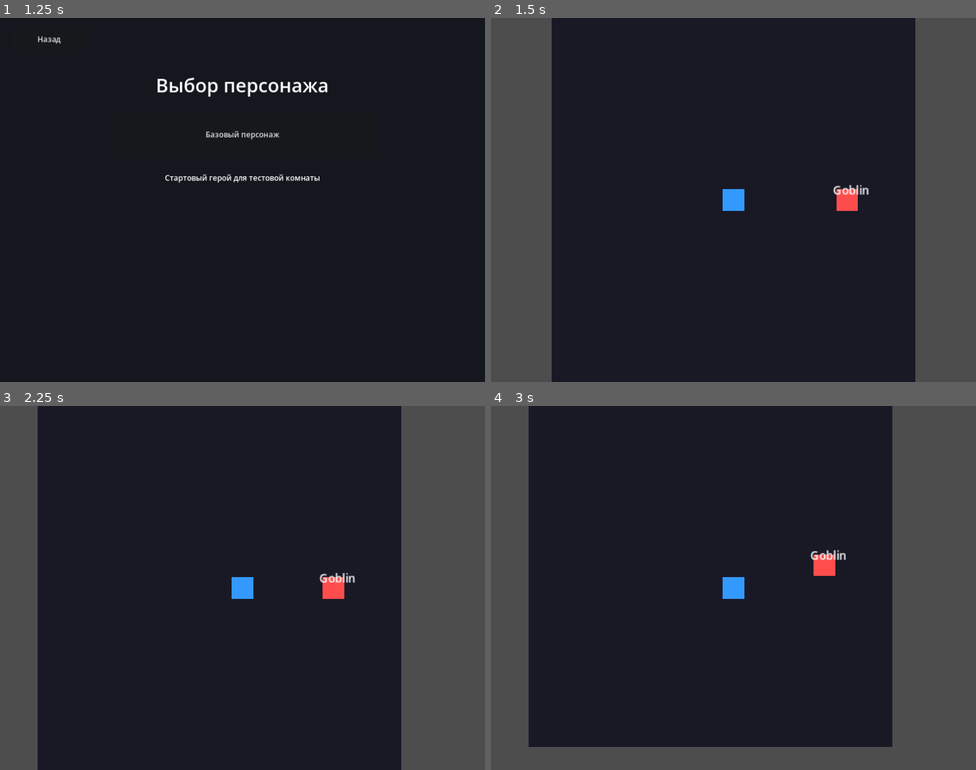
Above: before the commit, frames 1-4 (two rows, left to right).
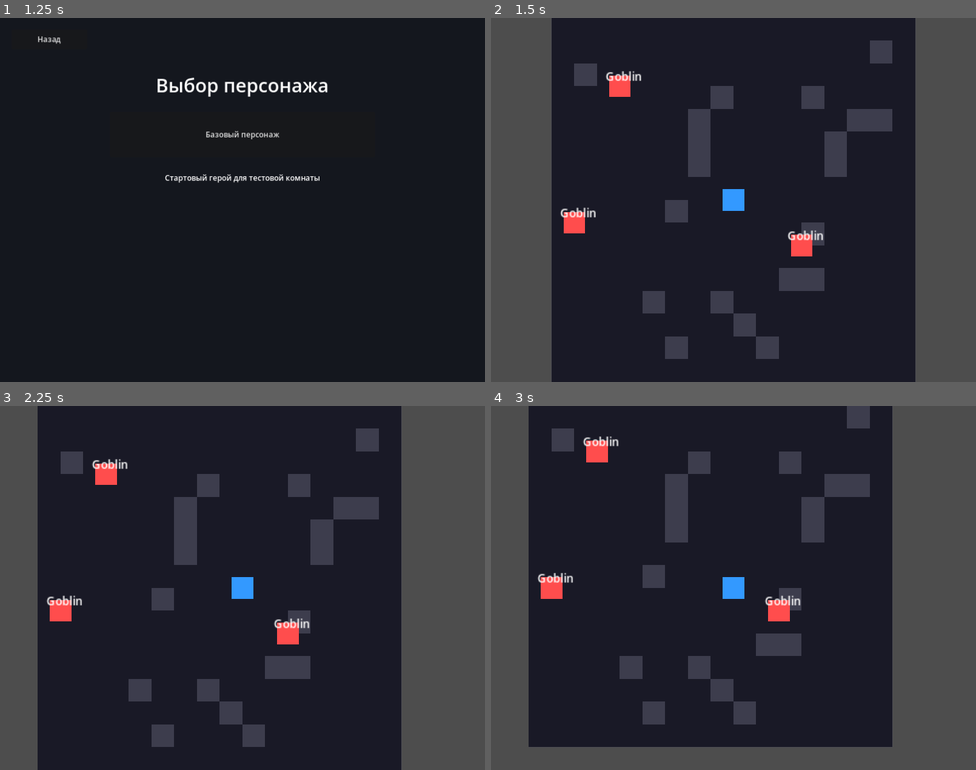
Above: after the commit, the same moments.

Repository: ProninNikita/rpgdungeon
Game: Godot game, scene res://scenes/ui/main_menu.tscn
The game is run twice, just before and just after one commit, with the same random seed, the same clock (stepped at 60 frames per second) and the same inputs.
Inputs:
- Up to frame 1 (1.25 s): click "Новая игра" at 0.5 s
- Up to frame 2 (1.5 s): click "Базовый персонаж" at 1.25 s
- Up to frame 3 (2.25 s): tap Enter at 2 s; hold Right (ui_right) from 2.03 s (still down)
- Up to frame 4 (3 s): tap Space at 2.75 s; release Right (ui_right) at 2.78 s; hold Down (ui_down) from 2.78 s (still down)

Frame 1 is identical in both runs. In frame 2, 7.1% of the frame differs, in the area x 14-83%, y 6-94%; in frame 3, 7.1%; in frame 4, 7.1%, in the area x 9-79%, y 0-88%.

Commit message:
Add procedural level generation

Diff:
--- a/scenes/levels/main_level.tscn
+++ b/scenes/levels/main_level.tscn
@@ -1,8 +1,7 @@
-[gd_scene load_steps=4 format=3 uid="uid://c3rm12wky4hpn"]
+[gd_scene load_steps=3 format=3 uid="uid://c3rm12wky4hpn"]
 
 [ext_resource type="PackedScene" uid="uid://b1o50gftlywyv" path="res://scenes/player/player.tscn" id="1_7kvbp"]
 [ext_resource type="Script" path="res://scripts/room.gd" id="2_3vwqf"]
-[ext_resource type="PackedScene" uid="uid://c4v8y53vbkjyf" path="res://scenes/combat/enemy.tscn" id="3_m9kqh"]
 
 [node name="MainLevel" type="Node2D"]
 script = ExtResource("2_3vwqf")
@@ -17,7 +16,3 @@
 
 [node name="Camera2D" type="Camera2D" parent="Player"]
 zoom = Vector2(1.5, 1.5)
-
-[node name="Enemy" parent="." instance=ExtResource("3_m9kqh")]
-position = Vector2(416, 256)
-enemy_id = "main_level_goblin_01"
--- a/scripts/game_state.gd
+++ b/scripts/game_state.gd
@@ -2,9 +2,15 @@
 
 const SAVE_SLOT_COUNT = 3
 const MAIN_LEVEL_PATH = "res://scenes/levels/main_level.tscn"
+const ROOM_WIDTH = 16
+const ROOM_HEIGHT = 16
+const WALL_COUNT = 20
+const ENEMY_COUNT = 3
+const START_GRID_POS = {"x": 8, "y": 8}
 
 var active_save_slot: int = 0
 var selected_character_id: String = "base"
+var level_data: Dictionary = {}
 var current_enemy_id: String = ""
 var defeated_enemies: Dictionary = {}
 
@@ -12,6 +18,7 @@
 	selected_character_id = character_id
 	current_enemy_id = ""
 	defeated_enemies.clear()
+	level_data = generate_level_data()
 	active_save_slot = get_first_empty_save_slot()
 	if active_save_slot != 0:
 		save_current_game()
@@ -23,6 +30,9 @@
 
 	active_save_slot = slot
 	selected_character_id = save_data.get("selected_character_id", "base")
+	level_data = save_data.get("level_data", {})
+	if level_data.is_empty():
+		level_data = generate_level_data()
 	current_enemy_id = ""
 	defeated_enemies = save_data.get("defeated_enemies", {})
 	return true
@@ -34,6 +44,7 @@
 	var save_data = {
 		"version": "0.1.0",
 		"selected_character_id": selected_character_id,
+		"level_data": level_data,
 		"defeated_enemies": defeated_enemies,
 		"updated_at": Time.get_datetime_string_from_system(false, true)
 	}
@@ -60,7 +71,9 @@
 func delete_save_slot(slot: int) -> void:
 	if not save_slot_exists(slot):
 		return
-	DirAccess.remove_absolute(get_save_path(slot))
+	var save_dir = DirAccess.open("user://")
+	if save_dir != null:
+		save_dir.remove(get_save_file_name(slot))
 	if active_save_slot == slot:
 		active_save_slot = 0
 
@@ -74,7 +87,65 @@
 	return 0
 
 func get_save_path(slot: int) -> String:
-	return "user://save_slot_%d.json" % slot
+	return "user://%s" % get_save_file_name(slot)
+
+func get_save_file_name(slot: int) -> String:
+	return "save_slot_%d.json" % slot
+
+func ensure_level_data() -> void:
+	if level_data.is_empty():
+		level_data = generate_level_data()
+
+func generate_level_data() -> Dictionary:
+	var rng = RandomNumberGenerator.new()
+	rng.randomize()
+	var level_seed = rng.randi()
+	rng.seed = level_seed
+
+	var occupied = {}
+	for y in range(START_GRID_POS["y"] - 1, START_GRID_POS["y"] + 2):
+		for x in range(START_GRID_POS["x"] - 1, START_GRID_POS["x"] + 2):
+			occupied[get_grid_key(x, y)] = true
+
+	var walls = []
+	while walls.size() < WALL_COUNT:
+		var wall_pos = get_random_free_position(rng, occupied, 1)
+		walls.append(wall_pos)
+		occupied[get_grid_key(wall_pos["x"], wall_pos["y"])] = true
+
+	var enemies = []
+	for index in range(ENEMY_COUNT):
+		var enemy_pos = get_random_free_position(rng, occupied, 3)
+		occupied[get_grid_key(enemy_pos["x"], enemy_pos["y"])] = true
+		enemies.append({
+			"id": "level_enemy_%02d" % [index + 1],
+			"name": "Goblin",
+			"x": enemy_pos["x"],
+			"y": enemy_pos["y"]
+		})
+
+	return {
+		"seed": level_seed,
+		"width": ROOM_WIDTH,
+		"height": ROOM_HEIGHT,
+		"start_position": START_GRID_POS,
+		"walls": walls,
+		"enemies": enemies
+	}
+
+func get_random_free_position(rng: RandomNumberGenerator, occupied: Dictionary, min_distance_from_start: int) -> Dictionary:
+	for _attempt in range(500):
+		var x = rng.randi_range(1, ROOM_WIDTH - 2)
+		var y = rng.randi_range(1, ROOM_HEIGHT - 2)
+		var key = get_grid_key(x, y)
+		var distance = abs(x - START_GRID_POS["x"]) + abs(y - START_GRID_POS["y"])
+		if not occupied.has(key) and distance >= min_distance_from_start:
+			return {"x": x, "y": y}
+
+	return {"x": START_GRID_POS["x"], "y": START_GRID_POS["y"]}
+
+func get_grid_key(x: int, y: int) -> String:
+	return "%d:%d" % [x, y]
 
 func start_battle(enemy_id: String) -> void:
 	current_enemy_id = enemy_id
--- a/scripts/player.gd
+++ b/scripts/player.gd
@@ -14,6 +14,10 @@
 
 func _ready():
 	# Выравниваем позицию на сетку
+	position = grid_pos * TILE_SIZE
+
+func set_grid_position(new_grid_pos: Vector2i) -> void:
+	grid_pos = new_grid_pos
 	position = grid_pos * TILE_SIZE
 
 func _physics_process(_delta):
@@ -42,6 +46,11 @@
 	# Границы комнаты 16x16
 	if pos.x < 0 or pos.x >= 16 or pos.y < 0 or pos.y >= 16:
 		return false
+
+	var room = get_parent()
+	if room != null and room.has_method("is_grid_position_blocked") and room.is_grid_position_blocked(pos):
+		return false
+
 	return true
 
 func check_for_encounter():
--- a/scripts/room.gd
+++ b/scripts/room.gd
@@ -3,9 +3,68 @@
 const ROOM_WIDTH = 16
 const ROOM_HEIGHT = 16
 const TILE_SIZE = 32
+const ENEMY_SCENE = preload("res://scenes/combat/enemy.tscn")
+
+var wall_positions: Dictionary = {}
+var walls_container: Node2D
+var enemies_container: Node2D
+
+@onready var player = $Player
 
 func _ready():
-	pass
+	GameState.ensure_level_data()
+	build_level()
+
+func build_level() -> void:
+	wall_positions.clear()
+	walls_container = Node2D.new()
+	walls_container.name = "GeneratedWalls"
+	add_child(walls_container)
+
+	enemies_container = Node2D.new()
+	enemies_container.name = "GeneratedEnemies"
+	add_child(enemies_container)
+
+	place_player()
+	build_walls()
+	spawn_enemies()
+
+func place_player() -> void:
+	var start_position = GameState.level_data.get("start_position", {"x": 8, "y": 8})
+	if player != null and player.has_method("set_grid_position"):
+		player.set_grid_position(Vector2i(start_position["x"], start_position["y"]))
+
+func build_walls() -> void:
+	for wall_data in GameState.level_data.get("walls", []):
+		var grid_pos = Vector2i(wall_data["x"], wall_data["y"])
+		wall_positions[get_grid_key(grid_pos)] = true
+
+		var wall = ColorRect.new()
+		wall.position = grid_pos * TILE_SIZE
+		wall.size = Vector2(TILE_SIZE, TILE_SIZE)
+		wall.color = Color(0.24, 0.24, 0.3, 1)
+		walls_container.add_child(wall)
+
+func spawn_enemies() -> void:
+	for enemy_data in GameState.level_data.get("enemies", []):
+		var enemy_id = enemy_data["id"]
+		if GameState.is_enemy_defeated(enemy_id):
+			continue
+
+		var enemy = ENEMY_SCENE.instantiate()
+		var grid_pos = Vector2i(enemy_data["x"], enemy_data["y"])
+		enemy.name = "Enemy_%s" % enemy_id
+		enemy.enemy_id = enemy_id
+		enemy.grid_pos = grid_pos
+		enemy.name_label = enemy_data.get("name", "Goblin")
+		enemy.position = grid_pos * TILE_SIZE
+		enemies_container.add_child(enemy)
+
+func is_grid_position_blocked(grid_pos: Vector2i) -> bool:
+	return wall_positions.has(get_grid_key(grid_pos))
+
+func get_grid_key(grid_pos: Vector2i) -> String:
+	return "%d:%d" % [grid_pos.x, grid_pos.y]
 
 func _draw():
 	# Вертикальные линии
Not shown, changed: CHANGELOG.md
